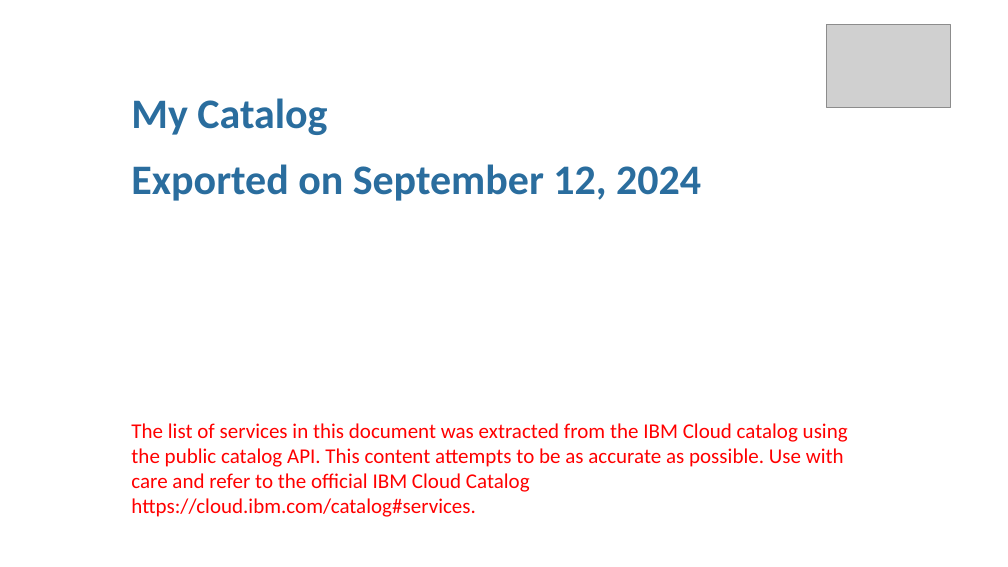
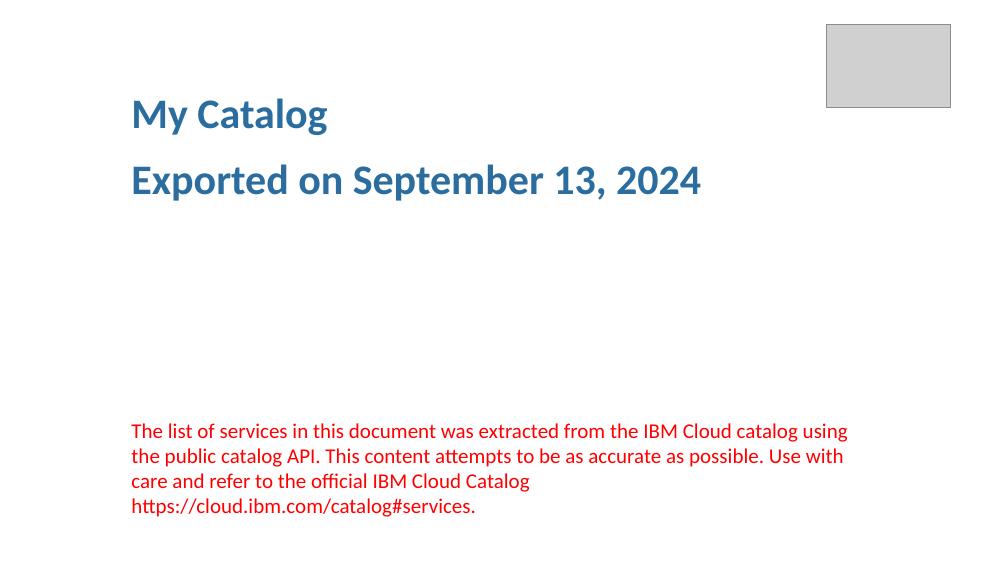
Before and after one commit to l2fprod/mycatalog, a slide deck: slide 1 of docs/generated/mycatalog.pptx. Drawn at 1008x567 pixels with LibreOffice and Linux fonts; fonts in the diff are those of the drawing; grey boxes stand for pictures. Boxes give left, top, right and bottom in pixels: in the first picture for what was removed or moved away, otherwise in the second. Text is boxed around its words. In the diff, an @@ line names an element or a change of style, - is before the commit and + after.

```diff
--- a/docs/generated/mycatalog.pptx
+++ b/docs/generated/mycatalog.pptx
@@ text at bbox=[131, 164, 701, 201]: text changed @@
-Exported on September 12, 2024
+Exported on September 13, 2024
```
Also in this commit, not shown: 7 other files.
